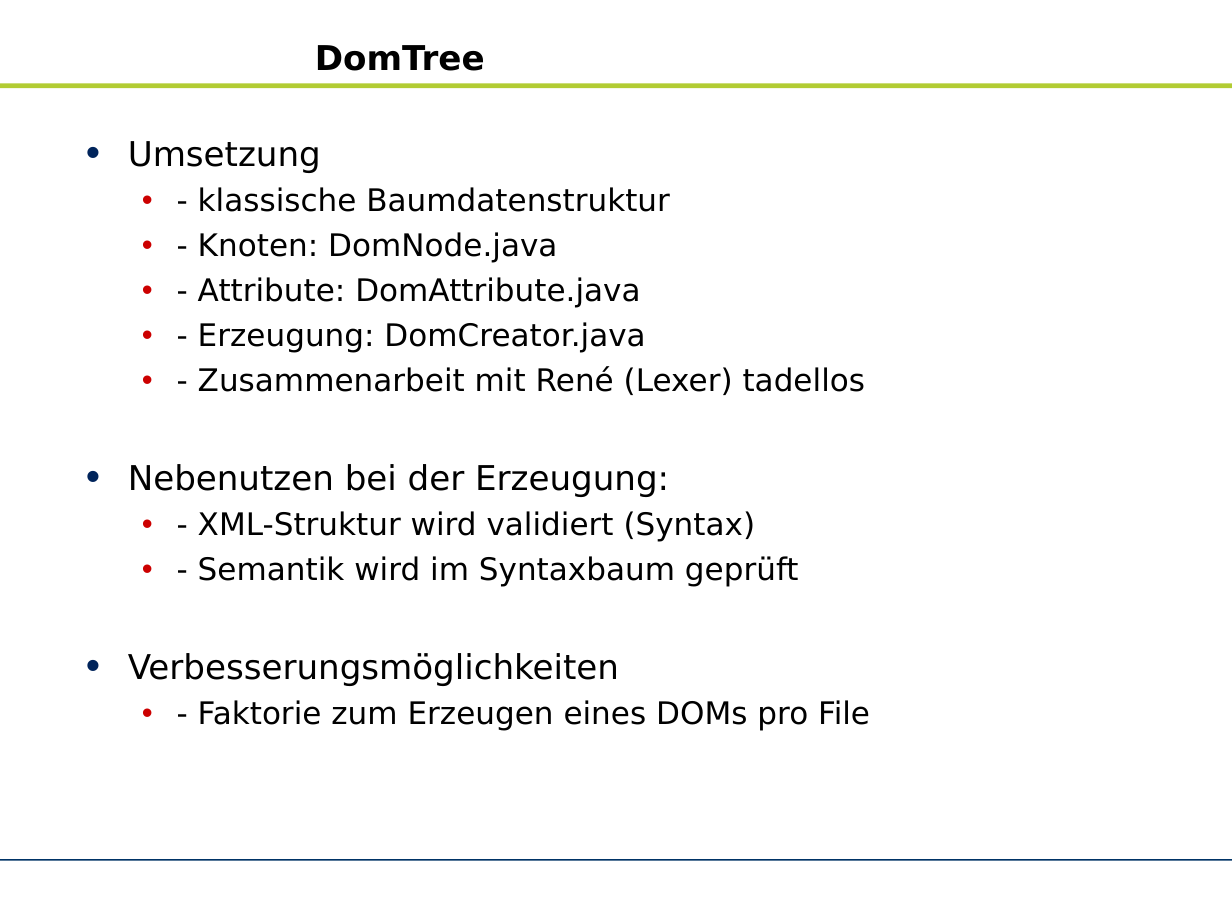
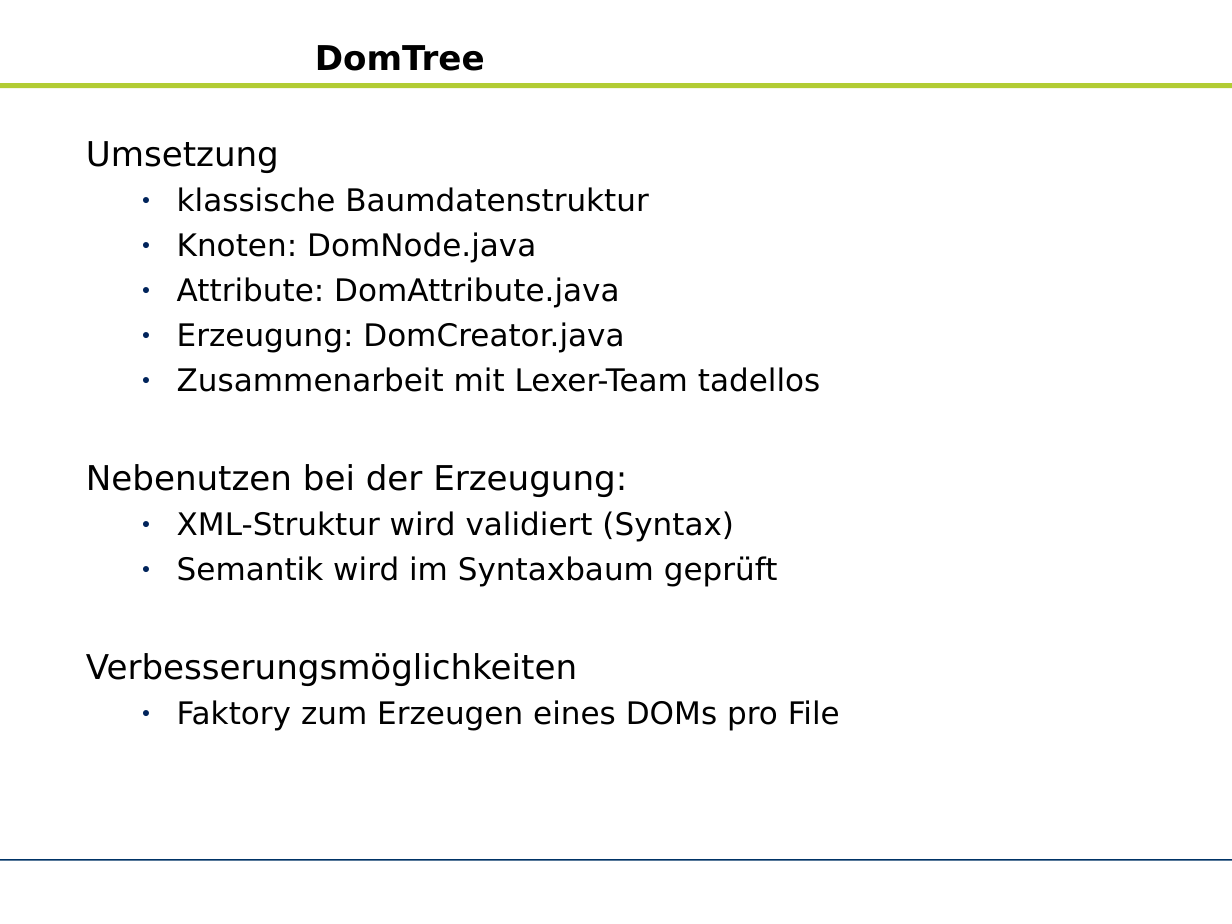
Before and after one commit to zhongxinhua/sose10-swp-uebersetzerbau, a slide deck: slide 6 of trunk/dokumentation/sm_praesentation_3006.odp. Drawn at 1232x924 pixels with LibreOffice and Linux fonts; fonts in the diff are those of the drawing; background and template pictures are left out. Boxes give left, top, right and bottom in pixels: in the first picture for what was removed or moved away, otherwise in the second. Text is boxed around its words. In the diff, an @@ line names an element or a change of style, - is before the commit and + after.

```diff
--- a/trunk/dokumentation/sm_praesentation_3006.odp
+++ b/trunk/dokumentation/sm_praesentation_3006.odp
@@ text at (86, 141, 627, 686): bullet • to none @@
@@ text at (177, 187, 821, 392): text changed @@
-  • - klassische Baumdatenstruktur
-  • - Knoten: DomNode.java
-  • - Attribute: DomAttribute.java
-  • - Erzeugung: DomCreator.java
-  • - Zusammenarbeit mit René (Lexer) tadellos
+● klassische Baumdatenstruktur
+● Knoten: DomNode.java
+● Attribute: DomAttribute.java
+● Erzeugung: DomCreator.java
+● Zusammenarbeit mit Lexer-Team tadellos
@@ text at (177, 511, 778, 587): text changed @@
-  • - XML-Struktur wird validiert (Syntax)
-  • - Semantik wird im Syntaxbaum geprüft
+● XML-Struktur wird validiert (Syntax)
+● Semantik wird im Syntaxbaum geprüft
@@ text at (177, 700, 840, 731): text changed @@
-  • - Faktorie zum Erzeugen eines DOMs pro File
+● Faktory zum Erzeugen eines DOMs pro File
```
Also in this commit, not shown: 7 other slides changed, 1 slide added.
